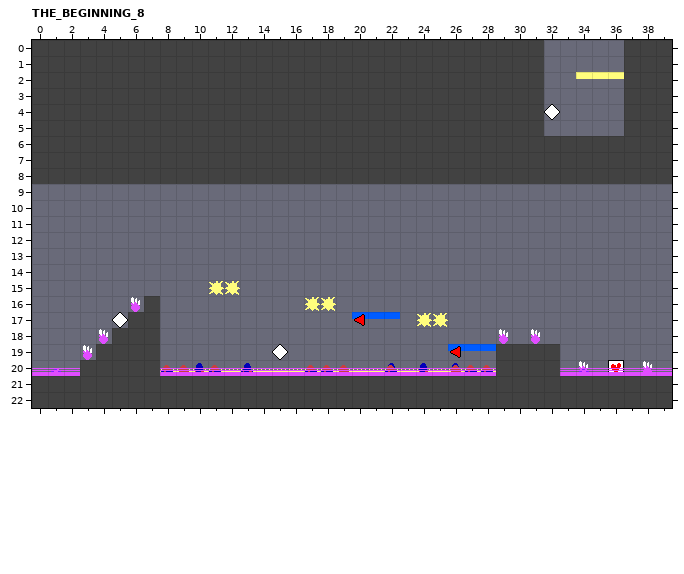
An edit to a level. LDtk project, Assets/Resources/LDtk/level_1.ldtk. The picture above was drawn from the file before the commit.
Cells are 16x16 px. Shown: THE_BEGINNING_8 x 0..39, y 0..22. The commit also changed other parts of the map, which this record leaves out.
After the commit:
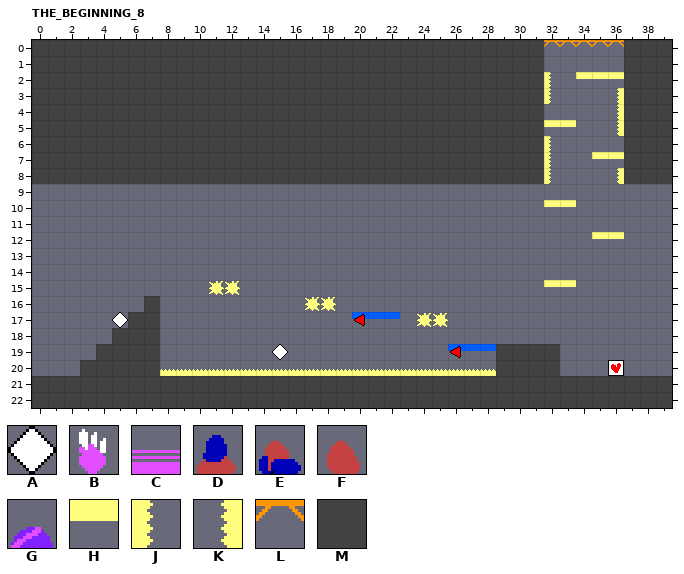
Key: from "CONTROLS": A 1; from "DECOR": B 0, C 56, D 74, E 75, F 76, G 98; from "ENTITIES": H 8, J 24, K 25, L 67; from "GROUND": M 0.
_ is an empty cell.
What changed:
Layer "GROUND":
y 6..8: x 32..36 MMMMM -> _____
Layer "ENTITIES":
y 0: x 32..36 _____ -> LLLLL
y 2: x 32 _ -> J
y 3: x 32 _ -> J; x 36 _ -> K
y 4: x 36 _ -> K
y 5: x 32..33 __ -> HH; x 36 _ -> K
y 6: x 32 _ -> J
y 7: x 32 _ -> J; x 35..36 __ -> HH
y 8: x 32 _ -> J; x 36 _ -> K
y 10: x 32..33 __ -> HH
y 12: x 35..36 __ -> HH
y 15: x 32..33 __ -> HH
Layer "PATH":
y 4: x 32 A -> _
Layer "BACKGROUND_000" (removed):
y 16: x 6 B -> _
y 18: x 4 B -> _; x 29 B -> _; x 31 B -> _
y 19: x 3 B -> _
y 20: x 34 B -> _; x 38 B -> _
Layer "BACKGROUND_100" (removed):
y 20: x 1 G -> _; x 8 E -> _; x 10 D -> _; x 13 E -> _; x 18 E -> _; x 22 D -> _; x 26 D -> _; x 28 E -> _; x 34 G -> _
Layer "BACKGROUND_200" (removed):
y 20: x 9 F -> _; x 11 E -> _; x 13 D -> _; x 17 E -> _; x 19 F -> _; x 22 E -> _; x 24 D -> _; x 26..27 FE -> __
Layer "FOG" (removed):
y 20: x 0..2 CCC -> ___; x 8..28 CCCCCCCCCCCCCCCCCCCCC -> _____________________; x 33..39 CCCCCCC -> _______
